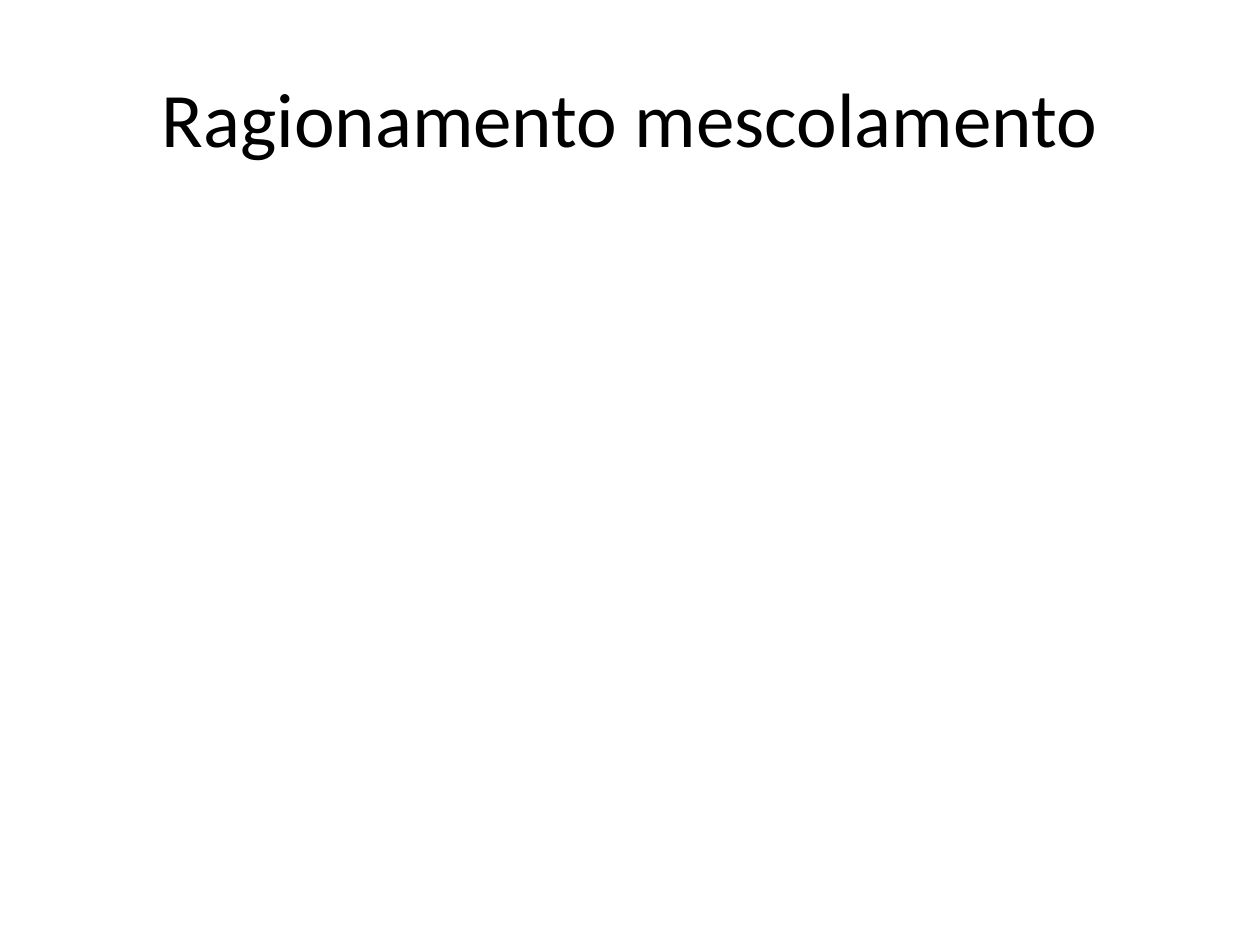
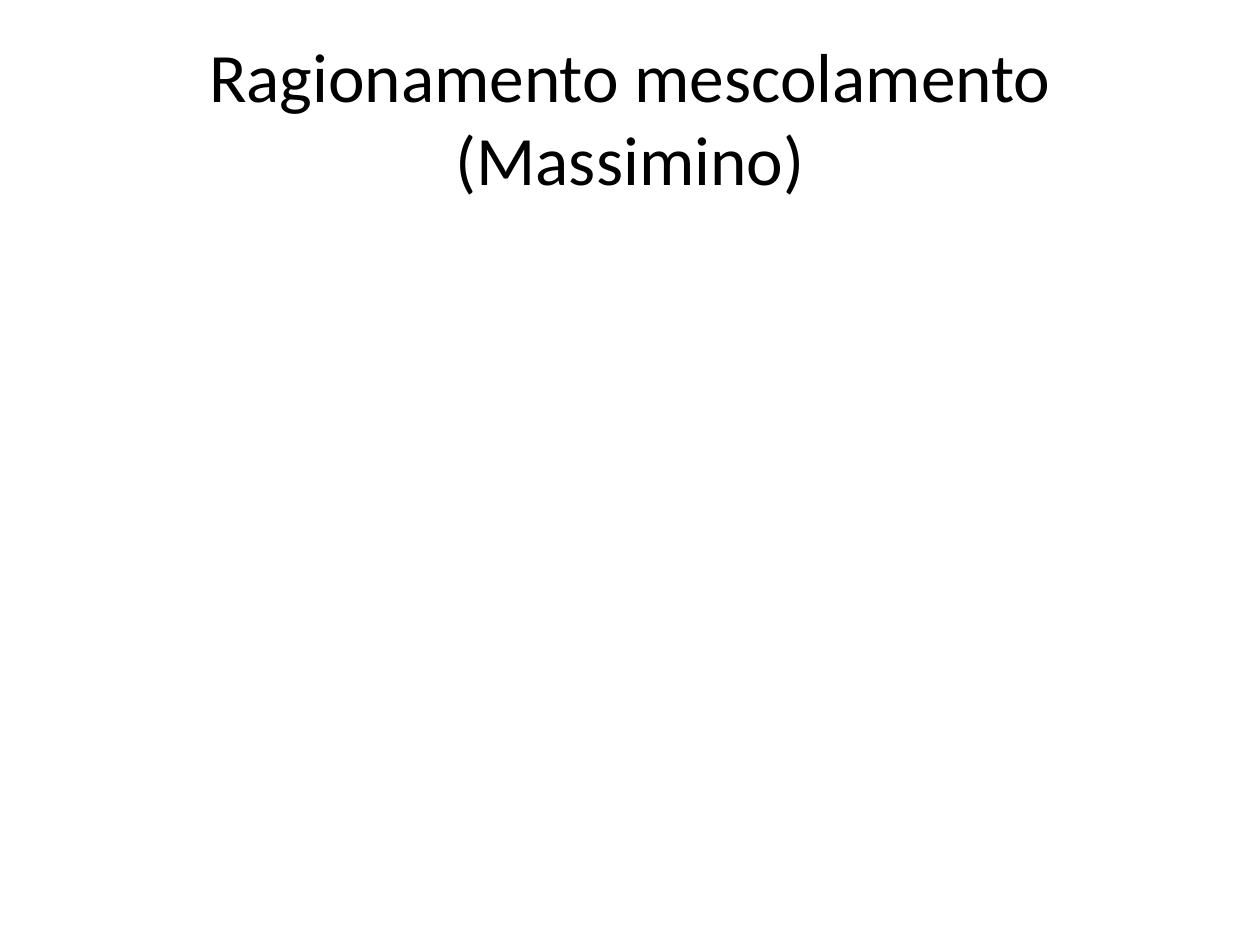
Before and after one commit to danielegenta/ProjectTPSI, a slide deck: slide 6 of Presentazione.pptx. Drawn at 1260x945 pixels with LibreOffice and Linux fonts; fonts in the diff are those of the drawing. Boxes give left, top, right and bottom in pixels: in the first picture for what was removed or moved away, otherwise in the second. Text is boxed around its words. In the diff, an @@ line names an element or a change of style, - is before the commit and + after.

```diff
--- a/Presentazione.pptx
+++ b/Presentazione.pptx
@@ title at [209,54,1051,195]: text changed; size 44 to 39.6 pt @@
-Ragionamento mescolamento
+Ragionamento mescolamento
+(Massimino)
```
Also in this commit, not shown: 1 other slide changed, 2 slides added, 1 slide removed.
